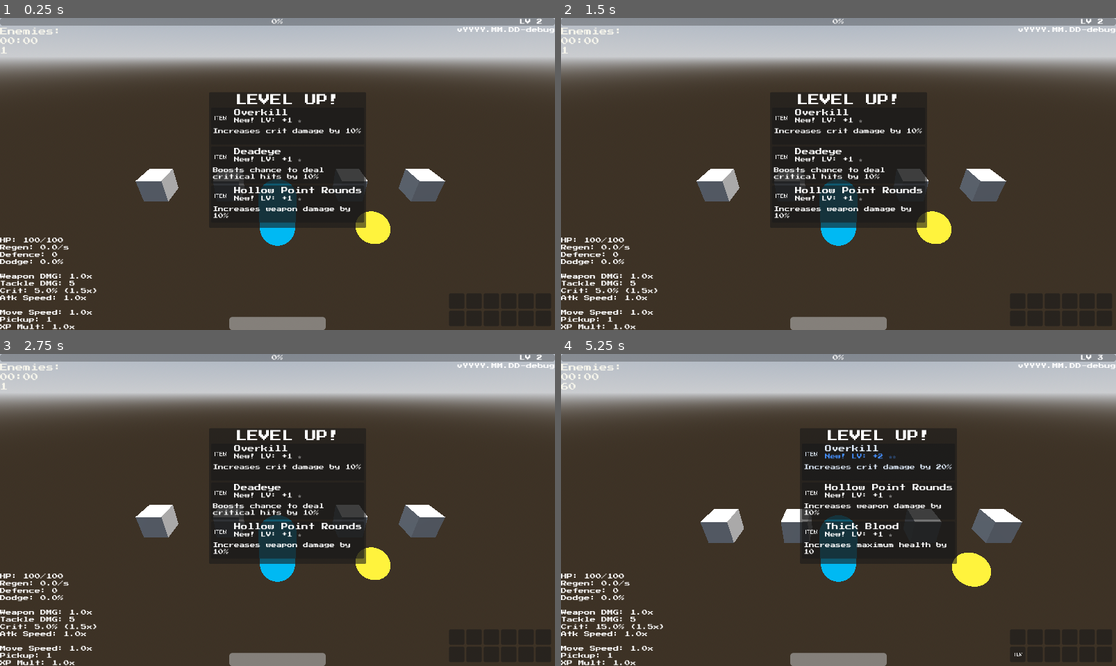
Above: before the commit, frames 1-4 (two rows, left to right).
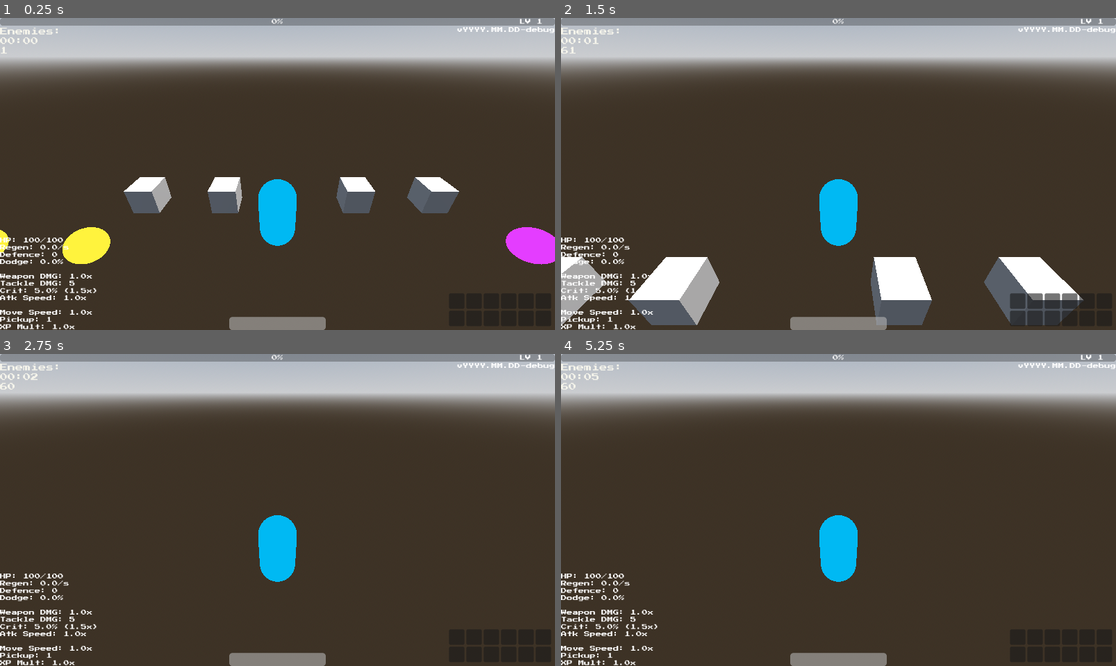
Above: after the commit, the same moments.

Repository: 100-Devs-1-Game/EscapeForHelp
Game: Godot game, scene res://scenes/test/test_upgrade_system.tscn
The game is run twice, just before and just after one commit, with the same random seed, the same clock (stepped at 60 frames per second) and the same inputs. This scene is started directly instead of the project's main scene. Sound files missing from this copy of the repository are replaced by a short silence.
Inputs (mouse positions are in pixels of both pictures, inside the frame that each line leads up to):
- Up to frame 1 (0.25 s): no input
- Up to frame 2 (1.5 s): move the mouse to (960, 158) at 0.52 s; press the mouse at (960, 158) at 0.53 s; hold D (move_right) 0.53-1.25 s; release the mouse at (960, 158) at 1.25 s; drag from (727, 189) to (810, 236) at 1.27 s
- Up to frame 3 (2.75 s): move the mouse to (333, 441) at 2.02 s; press the mouse at (333, 441) at 2.03 s; hold D (move_right) from 2.03 s (still down)
- Up to frame 4 (5.25 s): release D (move_right) at 2.75 s; release the mouse at (894, 441) at 2.75 s; tap Enter at 2.75, 4.25 s; drag from (810, 572) to (672, 463) at 2.77 s; tap Space at 3.5, 5 s; move the mouse to (1005, 556) at 3.52 s; press the mouse at (1005, 556) at 3.53 s; hold A (move_left) 3.53-4.25 s; release the mouse at (1005, 556) at 4.25 s; drag from (672, 463) to (755, 432) at 4.27 s; move the mouse to (866, 510) at 5.02 s; press the mouse at (866, 510) at 5.03 s; hold A (move_left) from 5.03 s (still down)

The runs differ from the first frame. In frame 1, 14% of the frame differs, in the area x 0-100%, y 0-80%; in frame 2, 19%, in the area x 0-98%, y 0-99%; in frame 3, 12%; in frame 4, 12%.

Commit message:
ok, let us see what happens now

Diff:
--- a/src/common/floating_label/floating_label.gd
+++ b/src/common/floating_label/floating_label.gd
@@ -1,20 +1,10 @@
 class_name FloatingLabel
 extends Label3D
 
-const gravity = -9.8
-const initial_y = 6
-const x_range = 3.0
-var _velocity: Vector3
-
 func _ready() -> void:
-	var x = randf_range(-x_range, x_range)
-	_velocity = Vector3(x, initial_y, 0)
-
 	scale = Vector3.ONE * 0.5
 	var tween := create_tween()
 	tween.tween_property(self, "scale", Vector3.ONE, 0.25).set_trans(Tween.TRANS_QUAD).set_ease(Tween.EASE_IN_OUT)
 
 func _physics_process(delta: float) -> void:
-	_velocity.y += gravity * delta
-	position += _velocity * delta
-	#position = position.move_toward(position + Vector3.UP, delta / 2)
+	position = position.move_toward(position + Vector3.UP, delta / 2)
--- a/src/hero/hero.gd
+++ b/src/hero/hero.gd
@@ -1,109 +1,62 @@
 class_name Player
 extends CharacterBody3D
 
-# -------------------
-# MOVEMENT VARIABLES
-# -------------------
 @export var movement_speed: float = 4
+
+# Movement tracking for weapons
 var last_movement: Vector3 = Vector3.ZERO
+
+# Touch movement value (-1 = left, 0 = none, 1 = right)
 var touch_movement := 0.0
 
-# -------------------
-# PLAYER SYSTEMS
-# -------------------
 @export var player_stats: PlayerStats
 @export var player_inventory: PlayerInventory
 
-# -------------------
-# HEALTH SYSTEM
-# -------------------
-@export var max_health: int = 100
-var current_health: int
-
-var can_take_damage := true
-@export var damage_cooldown := 1.0   # seconds between damage ticks
-
-
-# -------------------
-# INIT + READY
-# -------------------
 func _init() -> void:
 	Global.player = self
 
 func _ready() -> void:
-	current_health = max_health
+	# Optional: debug print to confirm viewport size
 	print("Screen width:", get_viewport().get_visible_rect().size.x)
 
-
-# -------------------
-# INPUT HANDLING (TOUCH + KEYBOARD)
-# -------------------
 func _input(event: InputEvent) -> void:
-	# Touch input
+	# Detect touch or drag
 	if event is InputEventScreenTouch or event is InputEventScreenDrag:
 		var screen_half := get_viewport().get_visible_rect().size.x / 2
 
 		if event.position.x < screen_half:
-			touch_movement = -1.0
+			touch_movement = -1.0       # Touch on left side
 		else:
-			touch_movement = 1.0
+			touch_movement = 1.0        # Touch on right side
 
-	# Stop when released
+	# Stop when finger/mouse is released
 	if event is InputEventScreenTouch and not event.pressed:
 		touch_movement = 0.0
 
+	# Debug print
+	# print("Touch detected at:", event.position, "Touch movement:", touch_movement)
 
-# -------------------
-# MAIN MOVEMENT LOOP
-# -------------------
 func _process(_delta: float) -> void:
 	var horizontal_input: float = get_horizontal_movement()
-
 	velocity = Vector3(horizontal_input, 0, -1)
 	velocity *= movement_speed
 
+	# Track last movement direction for combat or animation
 	if velocity.length() > 0:
 		last_movement = velocity.normalized()
 
 	move_and_slide()
 
-
 func get_horizontal_movement() -> float:
+	# Keyboard input still works
 	var direction := 0.0
-
-	# Keyboard
 	if Input.is_action_pressed("move_left"):
 		direction = -1.0
 	elif Input.is_action_pressed("move_right"):
 		direction = 1.0
 
-	# Touch override
+	# Touch input overrides keyboard if active
 	if touch_movement != 0.0:
 		return touch_movement
 
 	return direction
-
-
-# -------------------
-# DAMAGE + HEALTH SYSTEM
-# -------------------
-func take_damage(amount: int):
-	if not can_take_damage:
-		return
-
-	current_health -= amount
-	print("⚠ Player took", amount, "damage. Health:", current_health)
-
-	can_take_damage = false
-
-	# Cooldown before next damage
-	await get_tree().create_timer(damage_cooldown).timeout
-	can_take_damage = true
-
-	if current_health <= 0:
-		die()
-
-
-func die():
-	print("💀 Player has died.")
-	queue_free()
--- a/src/levels/locations/prototype/obstacles/obstacle_barel.tscn
+++ /dev/null
@@ -1,26 +0,0 @@
-[gd_scene load_steps=5 format=3 uid="uid://cq4oiw15fc40t"]
-
-[ext_resource type="Script" uid="uid://ujx20du1xw4k" path="res://levels/locations/prototype/obstacles/take_damage.gd" id="1_x1qqo"]
-[ext_resource type="PackedScene" uid="uid://j83y147y10ly" path="res://assets/prototype/barrel_01.glb" id="2_heueh"]
-
-[sub_resource type="BoxShape3D" id="BoxShape3D_jipnd"]
-size = Vector3(1, 1.4324951, 1)
-
-[sub_resource type="BoxShape3D" id="BoxShape3D_wupvl"]
-size = Vector3(1.0878906, 1.4609375, 1.050293)
-
-[node name="Protoype Box" type="StaticBody3D"]
-
-[node name="CollisionShape3D" type="CollisionShape3D" parent="."]
-transform = Transform3D(1, 0, 0, 0, 1, 0, 0, 0, 1, 0, 0.21624756, 0)
-shape = SubResource("BoxShape3D_jipnd")
-
-[node name="Area3D" type="Area3D" parent="."]
-script = ExtResource("1_x1qqo")
-
-[node name="CollisionShape3D" type="CollisionShape3D" parent="Area3D"]
-transform = Transform3D(1, 0, 0, 0, 1, 0, 0, 0, 1, 0.029296875, 0.23046875, 0.007080078)
-shape = SubResource("BoxShape3D_wupvl")
-
-[node name="barrel_01" parent="." instance=ExtResource("2_heueh")]
-transform = Transform3D(1, 0, 0, 0, 1, 0, 0, 0, 1, 0, -0.44892997, 0)
--- a/src/levels/locations/prototype/obstacles/obstacle_block.tscn
+++ /dev/null
@@ -1,25 +0,0 @@
-[gd_scene load_steps=5 format=3 uid="uid://dex3xscw6tnku"]
-
-[ext_resource type="Script" uid="uid://ujx20du1xw4k" path="res://levels/locations/prototype/obstacles/take_damage.gd" id="1_a5sdh"]
-[ext_resource type="PackedScene" uid="uid://c71ugjool5ap4" path="res://assets/prototype/trash_01.glb" id="2_keanr"]
-
-[sub_resource type="BoxShape3D" id="BoxShape3D_jipnd"]
-size = Vector3(3.1704102, 0.9543152, 1.4730225)
-
-[sub_resource type="BoxShape3D" id="BoxShape3D_wupvl"]
-size = Vector3(3.1837158, 0.97021484, 1.4583435)
-
-[node name="Protoype Box" type="StaticBody3D"]
-
-[node name="CollisionShape3D" type="CollisionShape3D" parent="."]
-transform = Transform3D(1, 0, 0, 0, 1, 0, 0, 0, 1, -0.017822266, 0.45533752, 0.0045776367)
-shape = SubResource("BoxShape3D_jipnd")
-
-[node name="Area3D" type="Area3D" parent="."]
-script = ExtResource("1_a5sdh")
-
-[node name="CollisionShape3D" type="CollisionShape3D" parent="Area3D"]
-transform = Transform3D(1, 0, 0, 0, 1, 0, 0, 0, 1, -0.011657715, 0.47583008, -0.0033111572)
-shape = SubResource("BoxShape3D_wupvl")
-
-[node name="trash_01" parent="." instance=ExtResource("2_keanr")]
--- a/src/levels/locations/prototype/obstacles/obstacle_trash.tscn
+++ /dev/null
@@ -1,25 +0,0 @@
-[gd_scene load_steps=5 format=3 uid="uid://bm3d08whitkt8"]
-
-[ext_resource type="Script" uid="uid://ujx20du1xw4k" path="res://levels/locations/prototype/obstacles/take_damage.gd" id="1_r3skp"]
-[ext_resource type="PackedScene" uid="uid://newj2duowev" path="res://assets/prototype/block.glb" id="2_r3skp"]
-
-[sub_resource type="BoxShape3D" id="BoxShape3D_jipnd"]
-size = Vector3(2.2319045, 1.4225922, 0.5962143)
-
-[sub_resource type="BoxShape3D" id="BoxShape3D_wupvl"]
-size = Vector3(2.346878, 0.97021484, 0.937582)
-
-[node name="Protoype Box" type="StaticBody3D"]
-
-[node name="CollisionShape3D" type="CollisionShape3D" parent="."]
-transform = Transform3D(1, 0, 0, 0, 1, 0, 0, 0, 1, 0.07719302, 0.689476, -0.057247162)
-shape = SubResource("BoxShape3D_jipnd")
-
-[node name="Area3D" type="Area3D" parent="."]
-script = ExtResource("1_r3skp")
-
-[node name="CollisionShape3D" type="CollisionShape3D" parent="Area3D"]
-transform = Transform3D(1, 0, 0, 0, 1, 0, 0, 0, 1, 0.03844452, 0.47583008, -0.023367882)
-shape = SubResource("BoxShape3D_wupvl")
-
-[node name="block" parent="." instance=ExtResource("2_r3skp")]
--- /dev/null
+++ b/src/levels/locations/prototype/obstacles/protoype_box.tscn
@@ -0,0 +1,17 @@
+[gd_scene load_steps=4 format=3 uid="uid://cq4oiw15fc40t"]
+
+[sub_resource type="BoxShape3D" id="BoxShape3D_jipnd"]
+
+[sub_resource type="BoxMesh" id="BoxMesh_5wp18"]
+
+[sub_resource type="StandardMaterial3D" id="StandardMaterial3D_wupvl"]
+albedo_color = Color(1, 0, 0, 1)
+
+[node name="Protoype Box" type="StaticBody3D"]
+
+[node name="CollisionShape3D" type="CollisionShape3D" parent="."]
+shape = SubResource("BoxShape3D_jipnd")
+
+[node name="MeshInstance3D" type="MeshInstance3D" parent="."]
+mesh = SubResource("BoxMesh_5wp18")
+surface_material_override/0 = SubResource("StandardMaterial3D_wupvl")
--- a/src/levels/locations/prototype/obstacles/take_damage.gd
+++ /dev/null
@@ -1,10 +0,0 @@
-extends Area3D
-
-@export var damage: int = 10
-
-func _ready():
-	connect("body_entered", _on_body_entered)
-
-func _on_body_entered(body):
-	if body.has_method("take_damage"):
-		body.take_damage(damage)
--- a/src/scenes/objects/experience_gem.gd
+++ b/src/scenes/objects/experience_gem.gd
@@ -13,9 +13,7 @@
 var target : Node3D = null
 
 func _ready() -> void:
-	var positions := [-2.5, 0, 3]
-	global_position.x = positions[randi() % positions.size()]
-
+	# Create a new material to override the mesh color based on experience value
 	var material: StandardMaterial3D = mesh_instance_3d.get_surface_override_material(0)
 
 	if experience < 5:
Not shown, removed: src/levels/locations/prototype/obstacles/take_damage.gd.uid
